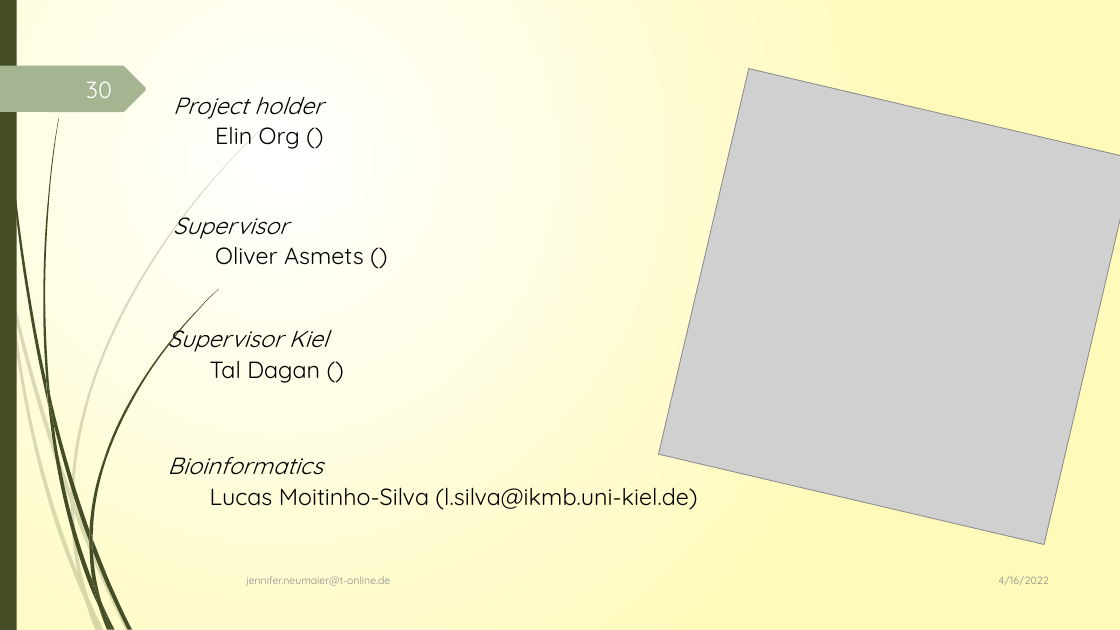
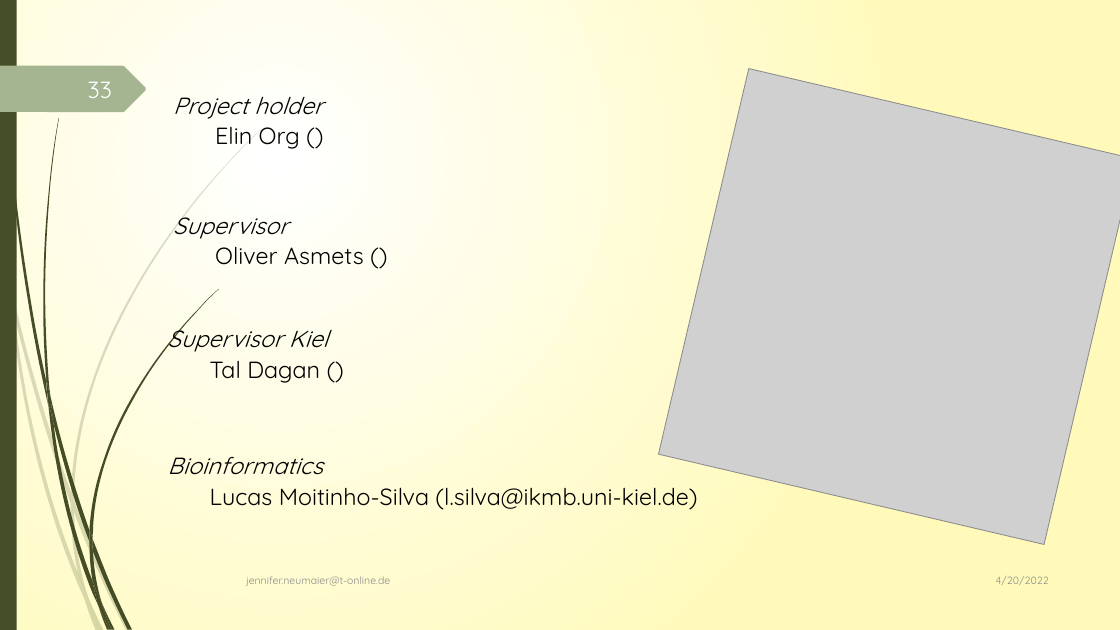
Before and after one commit to JenniferNeumaier/ml_coda, a slide deck: slide 33 of doc/Project_structure_notes.pptx (slide 30 before the commit). Drawn at 1120x630 pixels with LibreOffice and Linux fonts; fonts in the diff are those of the drawing; grey boxes stand for pictures. Boxes give left, top, right and bottom in pixels: in the first picture for what was removed or moved away, otherwise in the second. Text is boxed around its words. In the diff, an @@ line names an element or a change of style, - is before the commit and + after.

```diff
--- a/doc/Project_structure_notes.pptx
+++ b/doc/Project_structure_notes.pptx
@@ page number at bbox=[88, 82, 112, 98]: text changed @@
-30
+33
@@ text at bbox=[996, 576, 1049, 585]: text changed @@
-4/16/2022
+4/20/2022
```
Also in this commit, not shown: 15 other slides changed, 3 slides added, 30 other files.
